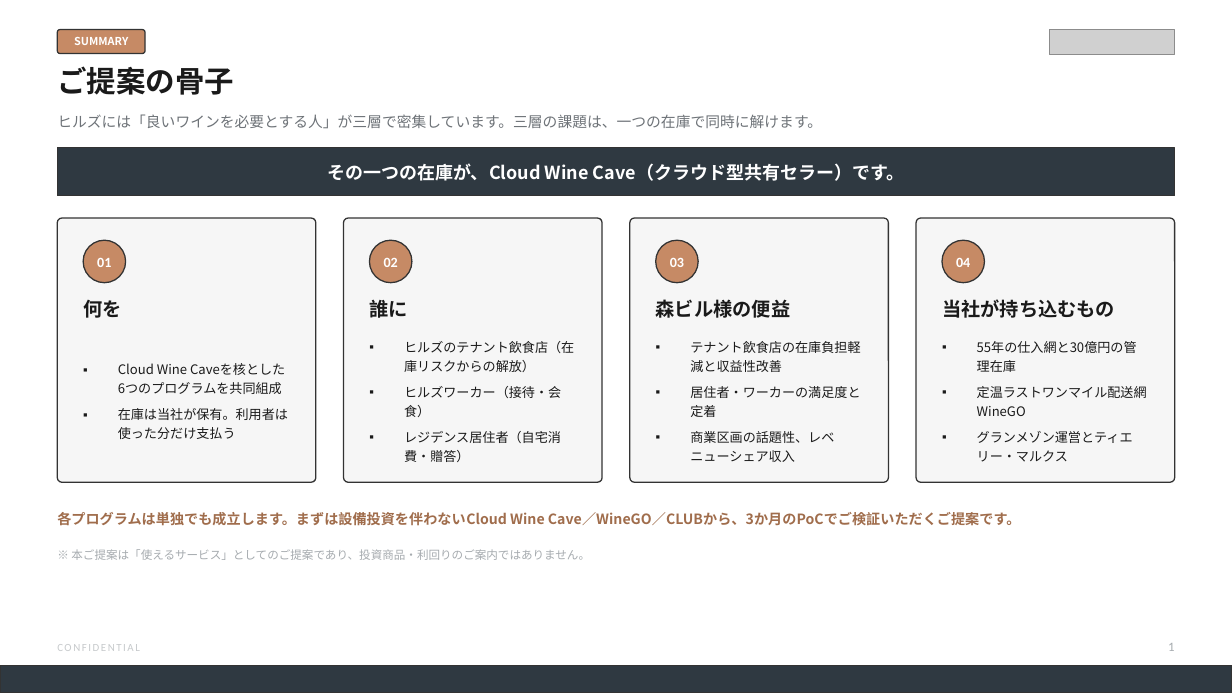
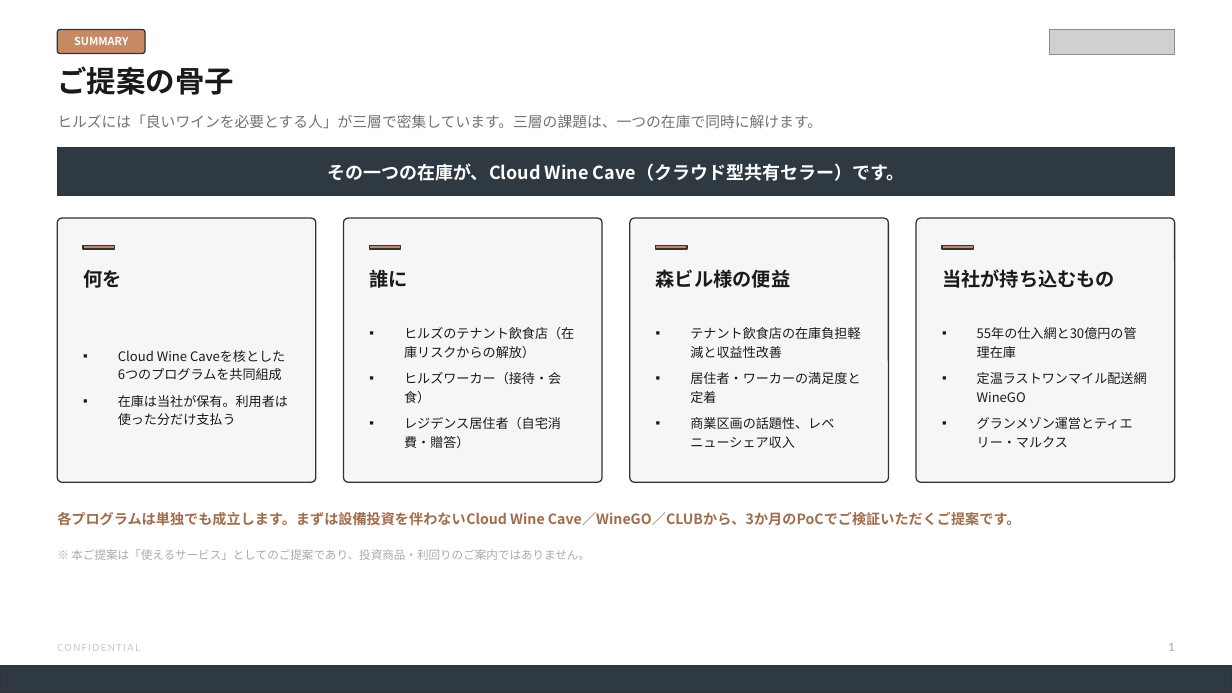
Before and after one commit to nakano-winebank/wine-auction, a slide deck: slide 2 of docs/proposals/森ビル様_業務提携ご提案_WineBank_20260810.pptx. Drawn at 1232x693 pixels with LibreOffice and Linux fonts; fonts in the diff are those of the drawing; grey boxes stand for pictures. Boxes give left, top, right and bottom in pixels: in the first picture for what was removed or moved away, otherwise in the second. Text is boxed around its words. In the diff, an @@ line names an element or a change of style, - is before the commit and + after.

```diff
--- a/docs/proposals/森ビル様_業務提携ご提案_WineBank_20260810.pptx
+++ b/docs/proposals/森ビル様_業務提携ご提案_WineBank_20260810.pptx
@@ ellipse removed at box(83, 240, 126, 283) @@
@@ rectangle added at box(83, 246, 115, 250), fill #C68A65, outline #333333 1 pt @@
@@ text removed at box(97, 258, 111, 267) @@
-01
@@ ellipse removed at box(370, 240, 412, 283) @@
@@ rectangle added at box(370, 246, 401, 250), fill #C68A65, outline #333333 1 pt @@
@@ text removed at box(384, 258, 398, 267) @@
-02
@@ ellipse removed at box(656, 240, 699, 283) @@
@@ rectangle added at box(656, 246, 688, 250), fill #C68A65, outline #333333 1 pt @@
@@ text removed at box(670, 258, 684, 267) @@
-03
@@ 4 texts: place and size @@
-4 texts at box(83, 299, 1115, 318)
+4 texts at box(83, 269, 1115, 288)
@@ ellipse removed at box(942, 240, 984, 283) @@
@@ rectangle added at box(942, 246, 973, 250), fill #C68A65, outline #333333 1 pt @@
@@ text removed at box(956, 258, 970, 267) @@
-04
@@ text "Cloud Wine Caveを核とした6つのプログラムを共同組成": place and size @@
-text "Cloud Wine Caveを核とした6つのプログラムを共同組成" at box(118, 363, 288, 439)
+text "Cloud Wine Caveを核とした6つのプログラムを共同組成" at box(118, 350, 288, 425)
@@ text "ヒルズのテナント飲食店（在庫リスクからの解放）": place and size @@
-text "ヒルズのテナント飲食店（在庫リスクからの解放）" at box(404, 341, 574, 462)
+text "ヒルズのテナント飲食店（在庫リスクからの解放）" at box(404, 327, 574, 448)
@@ text "テナント飲食店の在庫負担軽減と収益性改善": place and size @@
-text "テナント飲食店の在庫負担軽減と収益性改善" at box(690, 341, 860, 462)
+text "テナント飲食店の在庫負担軽減と収益性改善" at box(690, 327, 860, 448)
@@ text "55年の仕入網と30億円の管理在庫": place and size @@
-text "55年の仕入網と30億円の管理在庫" at box(977, 386, 1147, 462)
+text "55年の仕入網と30億円の管理在庫" at box(977, 372, 1147, 448)
```
Also in this commit, not shown: 20 other slides changed, 5 slides added, 2 other files.
